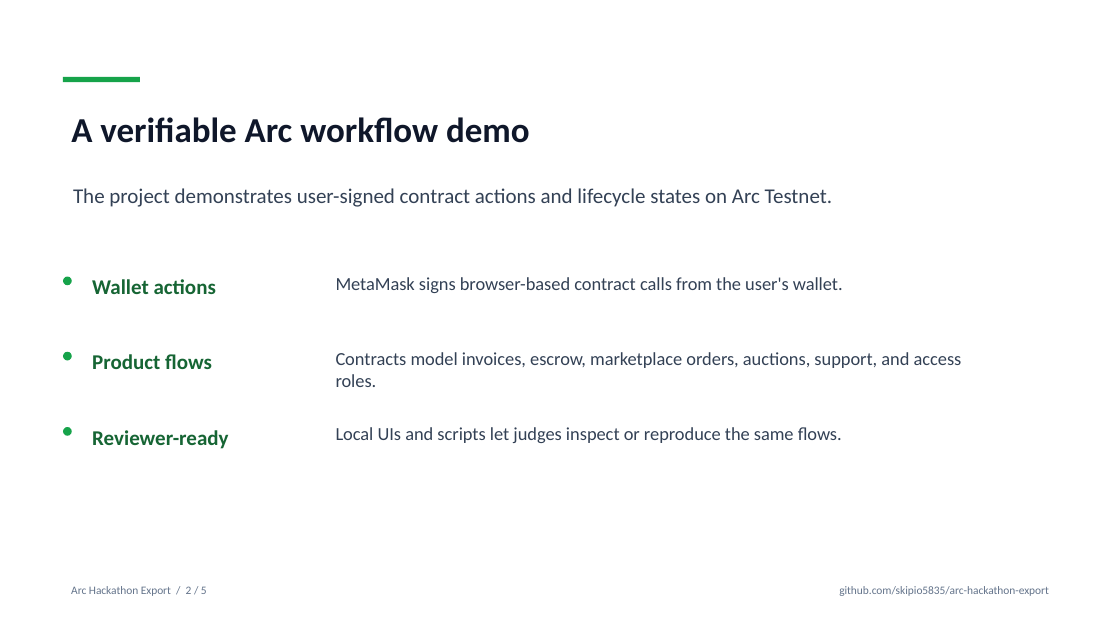
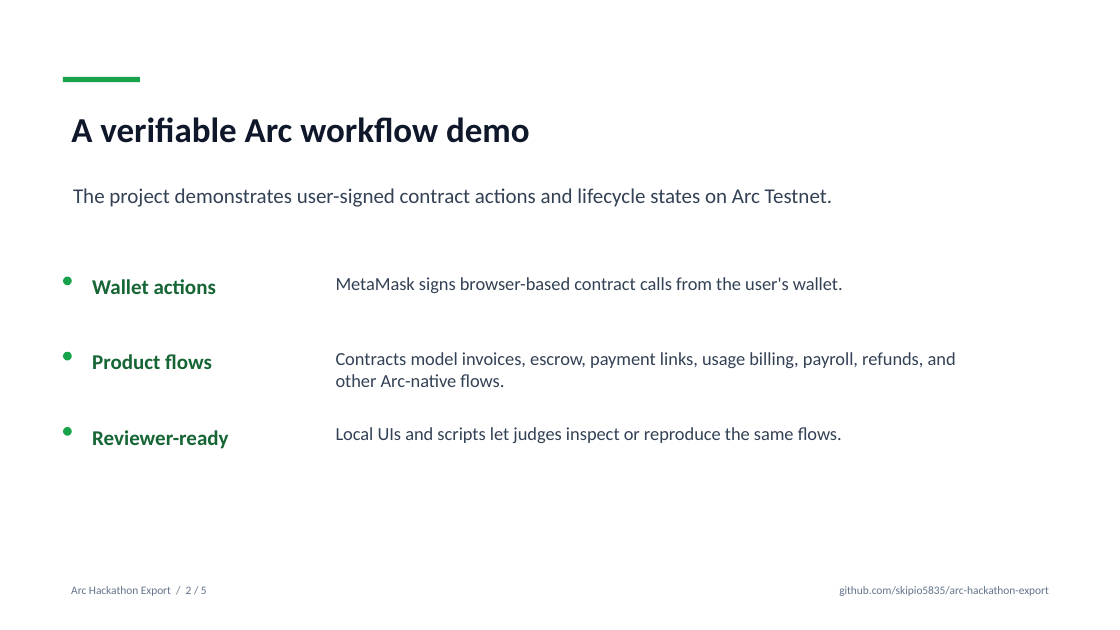
Before and after one commit to skipio5835/arc-hackathon-export, a slide deck: slide 2 of docs/arc-hackathon-presentation.pptx. Drawn at 1120x630 pixels with LibreOffice and Linux fonts; fonts in the diff are those of the drawing. Boxes give left, top, right and bottom in pixels: in the first picture for what was removed or moved away, otherwise in the second. Text is boxed around its words. In the diff, an @@ line names an element or a change of style, - is before the commit and + after.

```diff
--- a/docs/arc-hackathon-presentation.pptx
+++ b/docs/arc-hackathon-presentation.pptx
@@ text at (x1=336, y1=352, x2=956, y2=387): text changed @@
-Contracts model invoices, escrow, marketplace orders, auctions, support, and access roles.
+Contracts model invoices, escrow, payment links, usage billing, payroll, refunds, and other Arc-native flows.
```
Also in this commit, not shown: 3 other slides changed.
